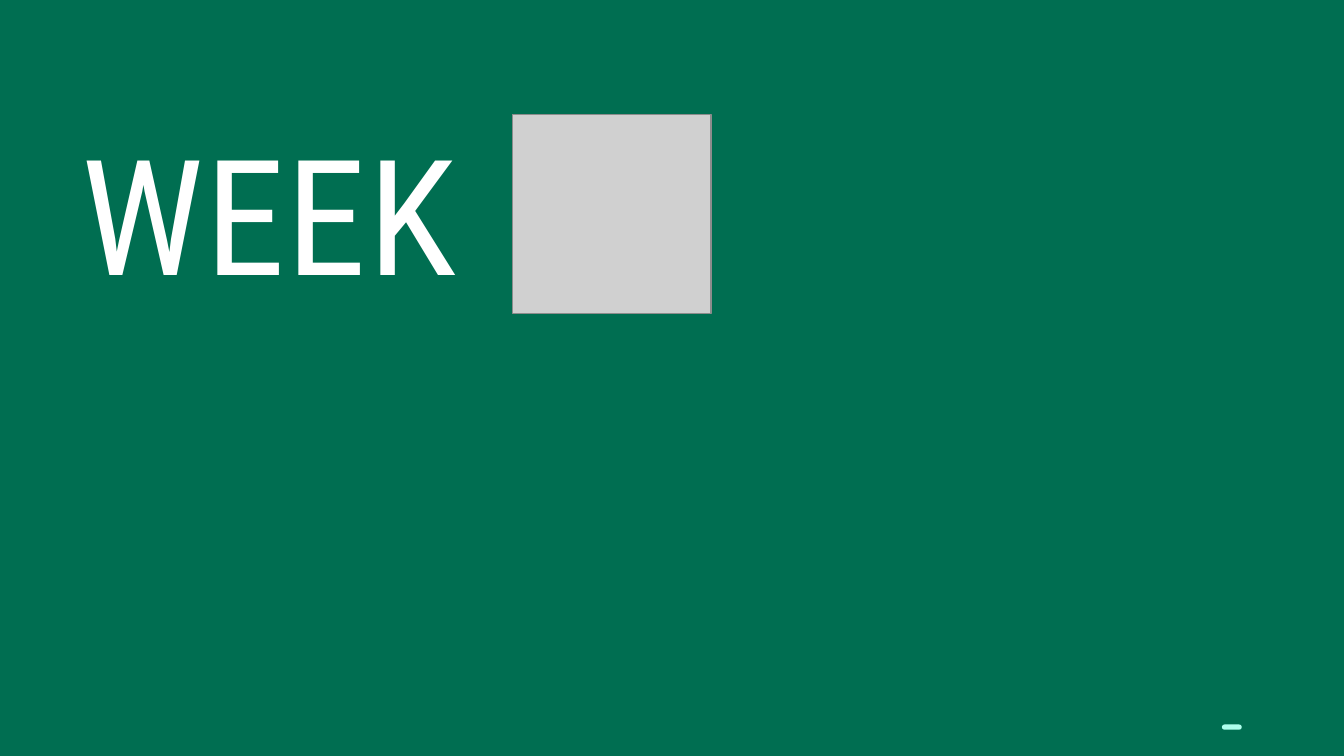
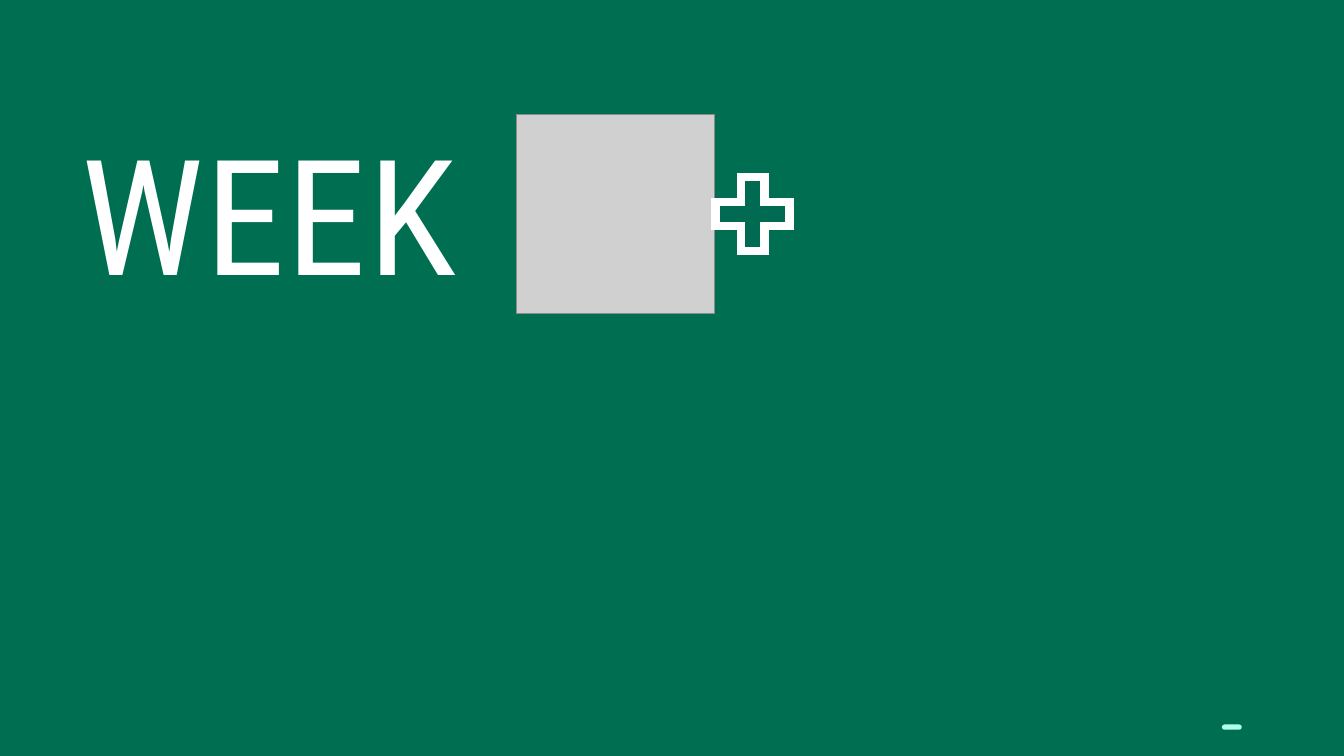
Before and after one commit to Bedrock-Data/Presentations, a slide deck: slide 22 of Power BI Admin - no animations.pptx (slide 28 before the commit). Drawn at 1344x756 pixels with LibreOffice and Linux fonts; fonts in the diff are those of the drawing; grey boxes stand for pictures. Boxes give left, top, right and bottom in pixels: in the first picture for what was removed or moved away, otherwise in the second. Text is boxed around its words. In the diff, an @@ line names an element or a change of style, - is before the commit and + after.

```diff
--- a/Power BI Admin - no animations.pptx
+++ b/Power BI Admin - no animations.pptx
@@ picture: place and size @@
-picture at (513, 115, 712, 314)
+picture at (517, 115, 716, 314)
@@ plus sign added at (703, 163, 804, 264), fill #006A52, outline #FFFFFF 6 pt @@
```
Also in this commit, not shown: 15 other slides changed, 1 slide added, 6 slides removed.
